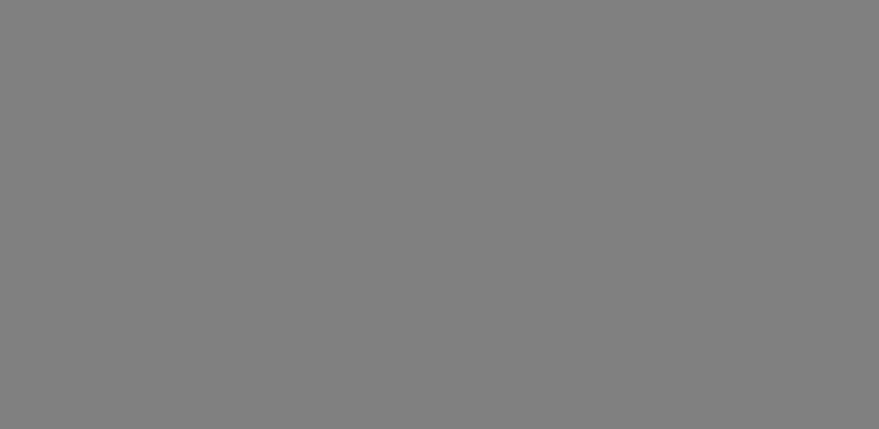
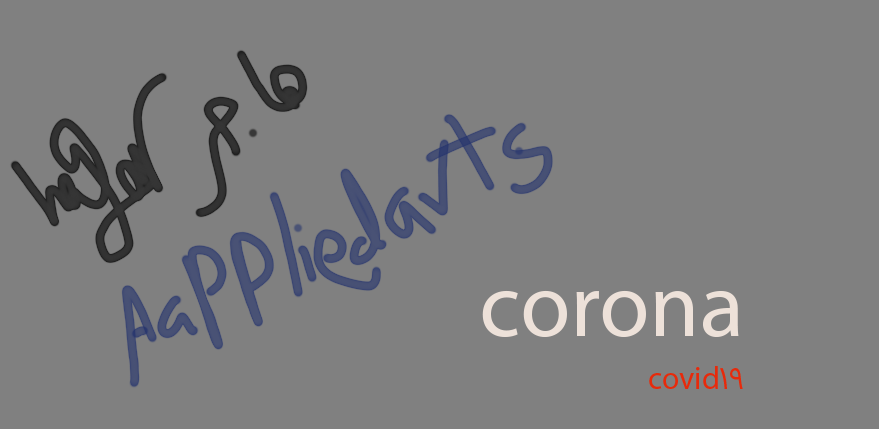
Layered file, before and after one edit (879 × 429). Changes by layer:
added layer "corona covid19" above "Rectangle 1 copy 5" over [482, 290, 743, 389]
painted on "Rectangle 1 copy 5" over [10, 49, 554, 388]
